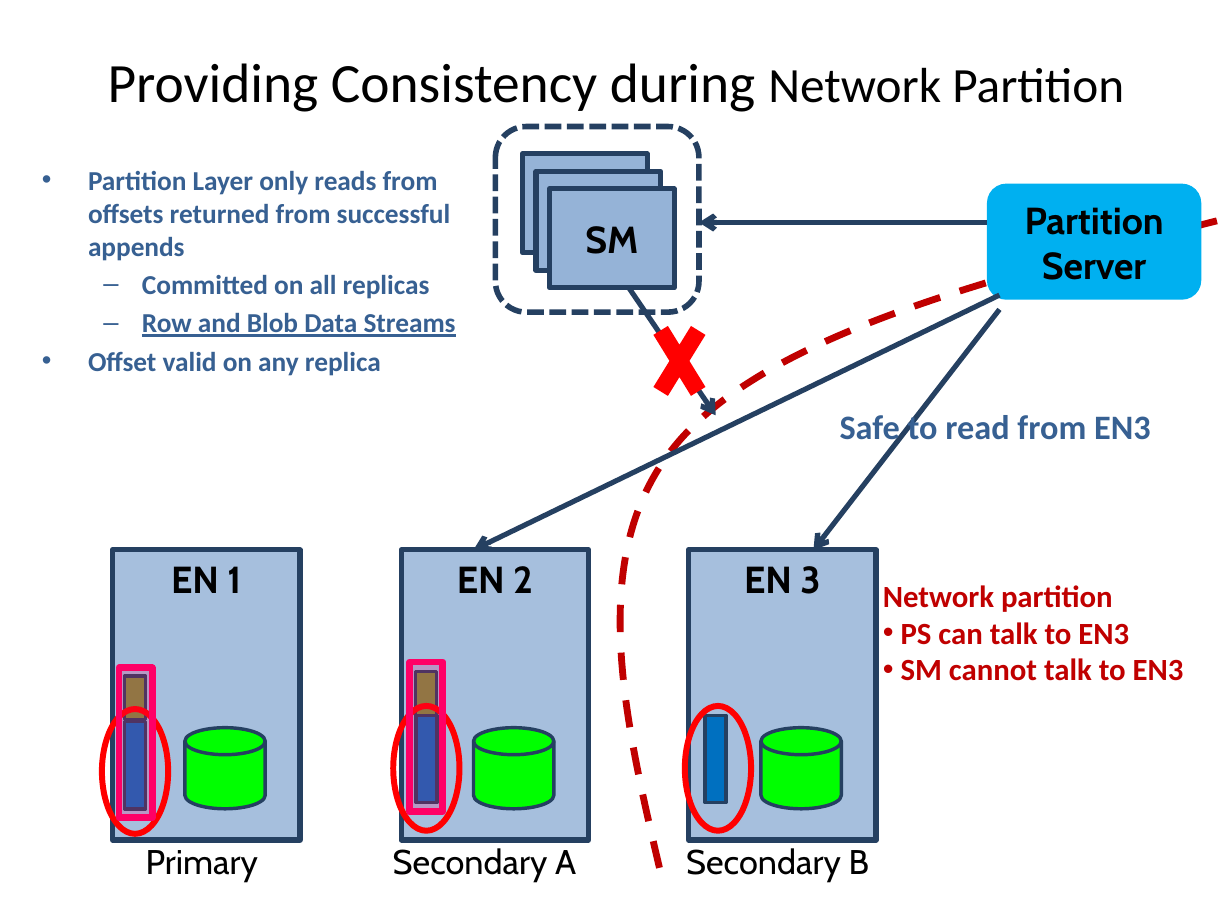
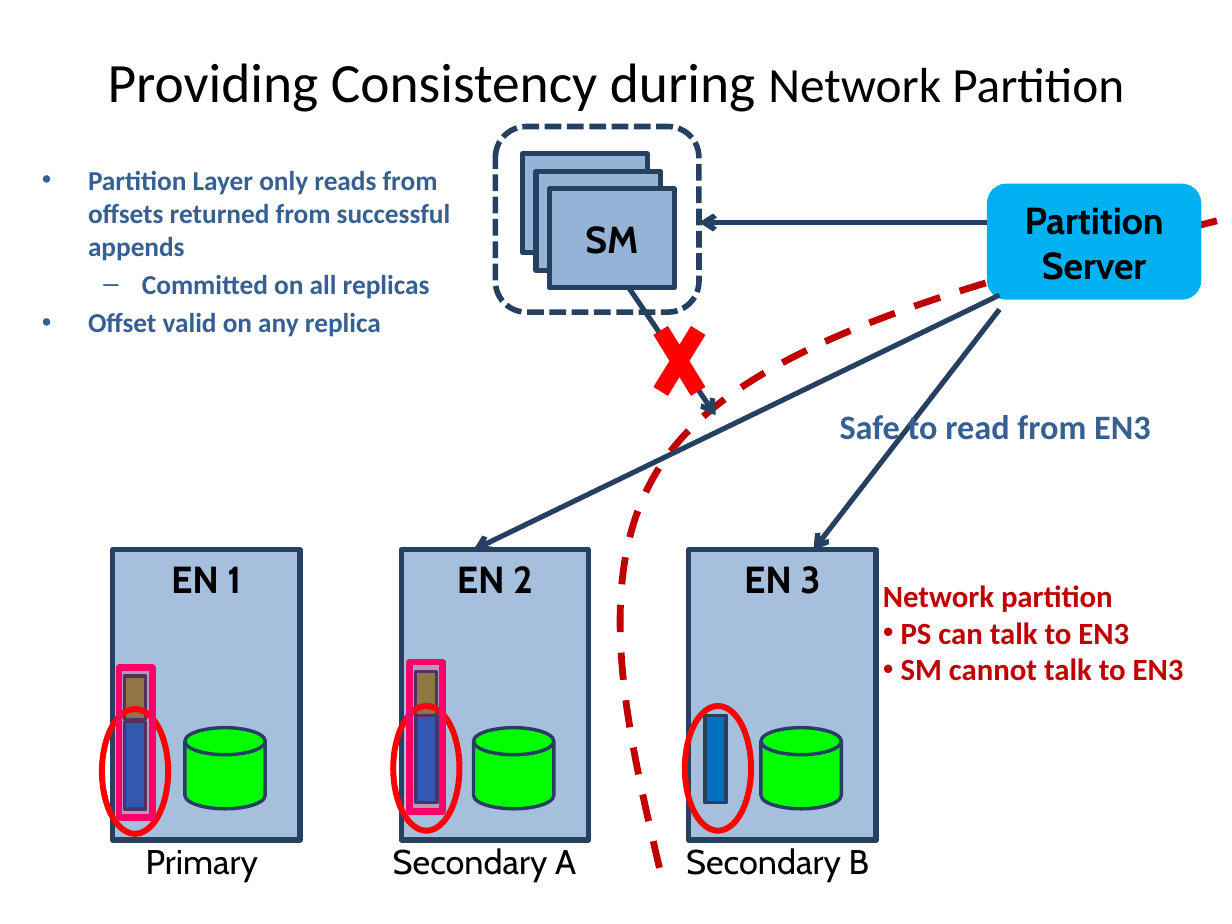
Before and after one commit to pnquanganh/distributed-storage-system, a slide deck: slide 1 of Paper Presentation/Presentation_part3.pptx. Drawn at 1232x924 pixels with LibreOffice and Linux fonts; fonts in the diff are those of the drawing. Boxes give left, top, right and bottom in pixels: in the first picture for what was removed or moved away, otherwise in the second. Text is boxed around its words. In the diff, an @@ line names an element or a change of style, - is before the commit and + after.

```diff
--- a/Paper Presentation/Presentation_part3.pptx
+++ b/Paper Presentation/Presentation_part3.pptx
@@ text at [142, 313, 456, 337]: paragraph removed @@
-  – Row and Blob Data Streams
```
